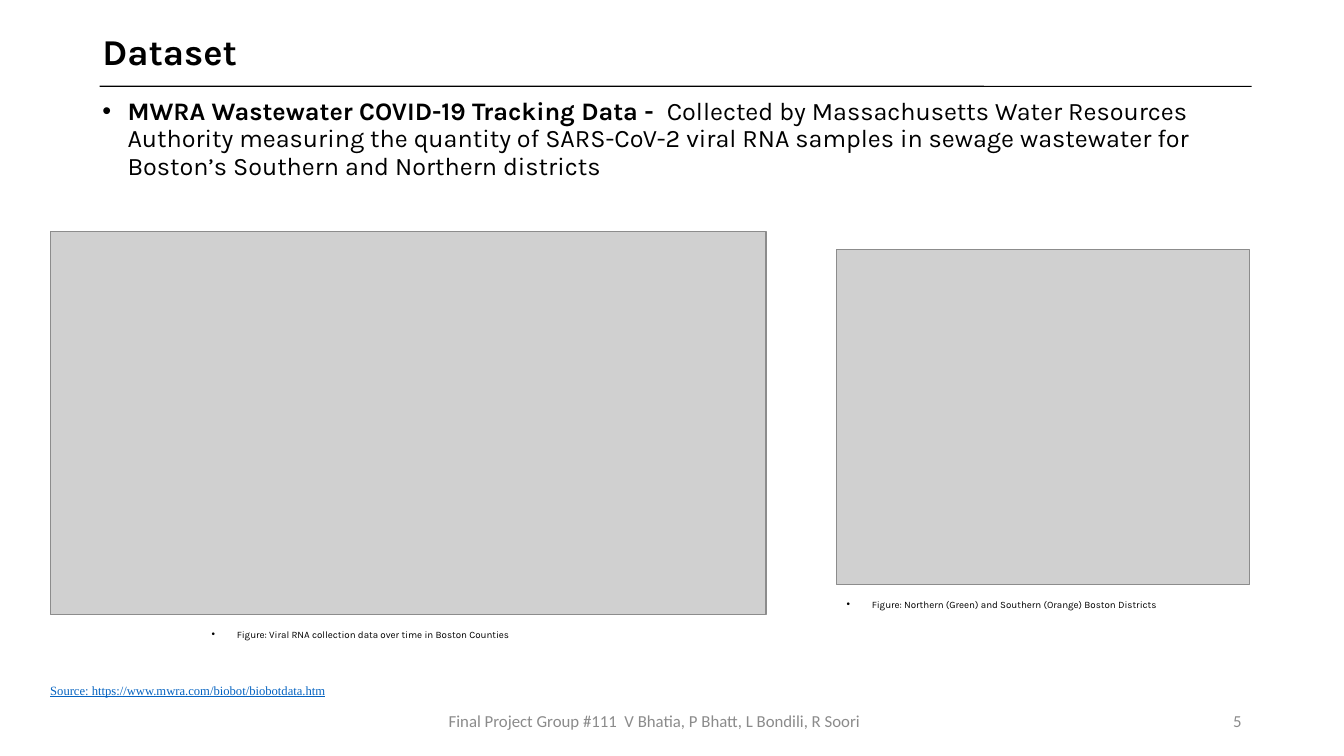
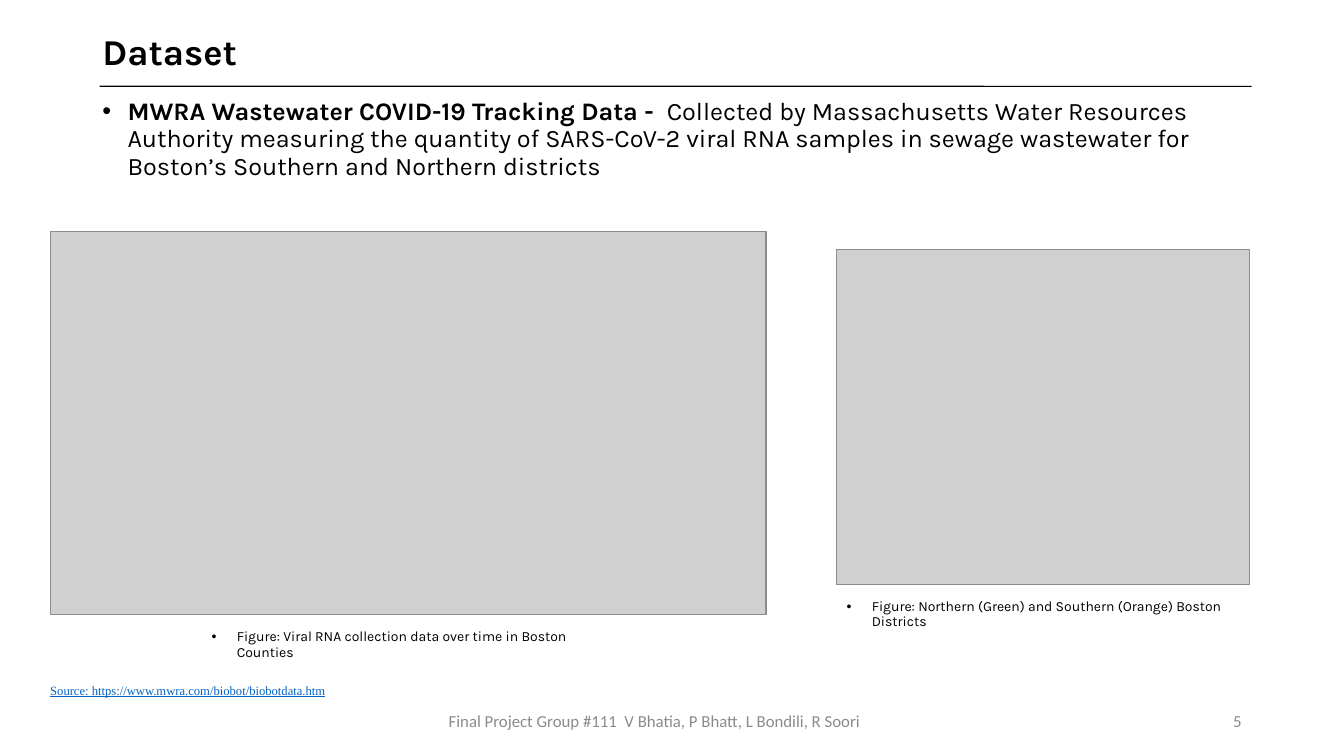
Before and after one commit to bhatiavr/cs109b-final-project-111, a slide deck: slide 5 of docs/Forecasting COVID-19 Cases Using SARS-Cov-2 Titers in Wastewater.pptx. Drawn at 1344x756 pixels with LibreOffice and Linux fonts; fonts in the diff are those of the drawing; grey boxes stand for pictures. Boxes give left, top, right and bottom in pixels: in the first picture for what was removed or moved away, otherwise in the second. Text is boxed around its words. In the diff, an @@ line names an element or a change of style, - is before the commit and + after.

```diff
--- a/docs/Forecasting COVID-19 Cases Using SARS-Cov-2 Titers in Wastewater.pptx
+++ b/docs/Forecasting COVID-19 Cases Using SARS-Cov-2 Titers in Wastewater.pptx
@@ text "Figure: Northern (Green) and Southern ..." at <box>872,601,1221,626</box>: size 7 to 10 pt @@
@@ text "Figure: Viral RNA collection data ..." at <box>237,631,567,657</box>: size 7 to 10 pt @@
```
Also in this commit, not shown: 7 other slides changed, 1 other file.
